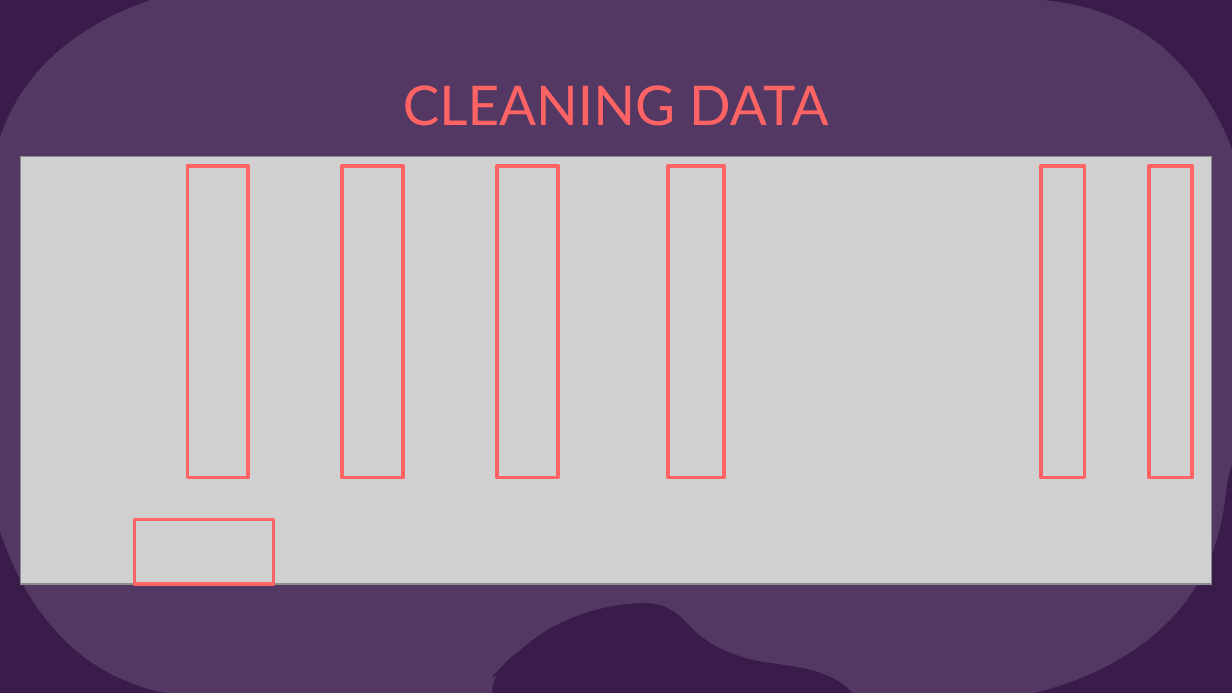
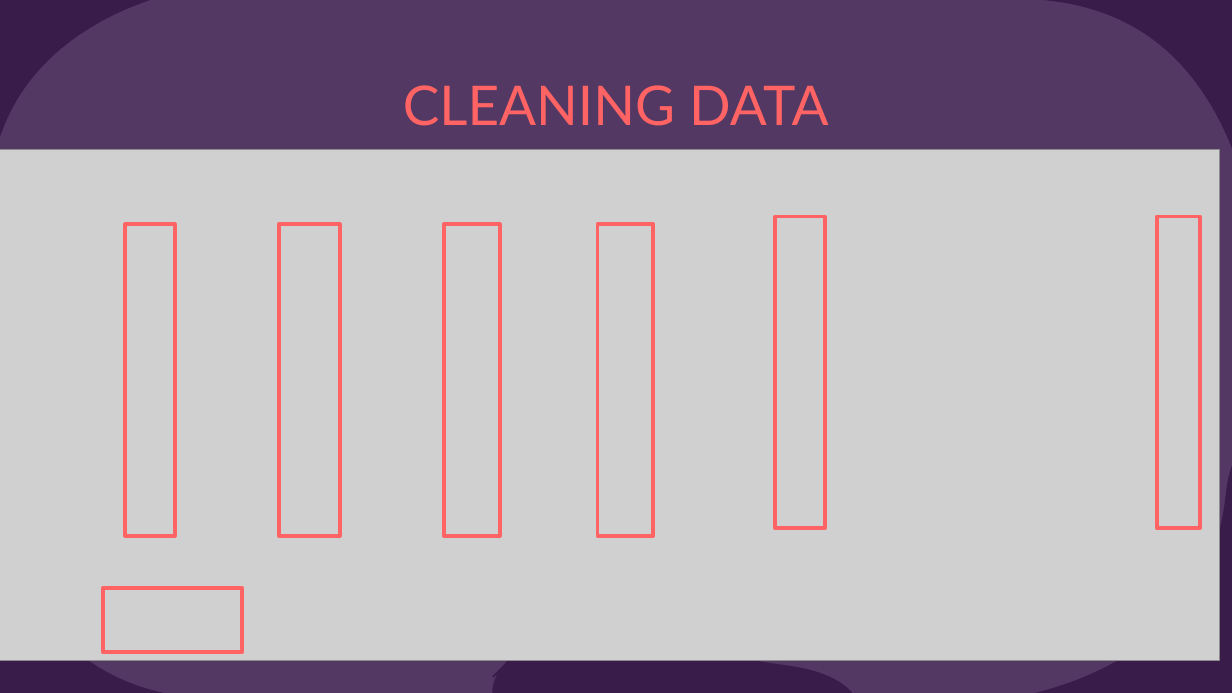
Before and after one commit to MinhVu2018/introDS_final, a slide deck: slide 11 of Slide.pptx (slide 10 before the commit). Drawn at 1232x693 pixels with LibreOffice and Linux fonts; fonts in the diff are those of the drawing; grey boxes stand for pictures. Boxes give left, top, right and bottom in pixels: in the first picture for what was removed or moved away, otherwise in the second. Text is boxed around its words. In the diff, an @@ line names an element or a change of style, - is before the commit and + after.

```diff
--- a/Slide.pptx
+++ b/Slide.pptx
@@ picture: place and size @@
-picture at <box>21,156,1212,584</box>
+picture at <box>0,149,1220,660</box>
@@ rectangle: place and size @@
-rectangle at <box>187,166,248,478</box>
+rectangle at <box>126,224,175,536</box>
@@ rectangle: place and size @@
-rectangle at <box>342,166,403,478</box>
+rectangle at <box>278,224,339,536</box>
@@ rectangle: place and size @@
-rectangle at <box>498,166,558,478</box>
+rectangle at <box>444,224,499,536</box>
@@ rectangle: place and size @@
-rectangle at <box>669,166,724,478</box>
+rectangle at <box>598,224,653,536</box>
@@ rectangle: place and size @@
-rectangle at <box>1041,166,1084,478</box>
+rectangle at <box>775,217,824,529</box>
@@ rectangle: place and size @@
-rectangle at <box>1149,166,1193,478</box>
+rectangle at <box>1157,217,1200,529</box>
@@ rectangle: place and size @@
-rectangle at <box>134,520,274,584</box>
+rectangle at <box>103,588,243,652</box>
```
Also in this commit, not shown: 10 other slides changed, 3 slides added, 1 slide removed, 7 other files.
